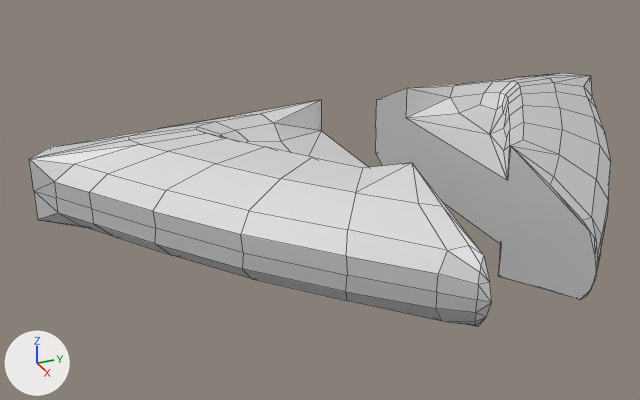
Renders of the FBX model Assets/Custom Assets/Models/wall/wallframeW.fbx from each side of a commit.
Camera for both pictures: a 50 mm camera at (3.132, -1.089, 7.875) aimed at (1.245, -0.239, 6.931). Lighting does not change. The marker at lower left points along +X, +Y and +Z. Mesh edges are drawn as thin lines.

Objects in the first picture: 'middle1'.
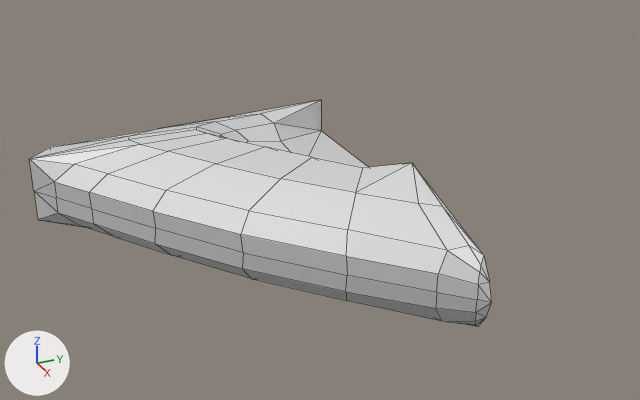
The newer file is also turned or shifted as a whole; pictures and numbers use the older file's frame.

Where the change shows, as pixel boxes [x1, y1, x2, y2] in the pictures (640 x 400 px):
'middle1', reshaped (20% narrower, 11% shorter): before [29, 73, 611, 327]; after [29, 100, 492, 327]
part 1 of me_middle1, deleted: before [375, 73, 611, 300]

The edits, one by one:
me_middle1 has 286 vertices, 338 faces and spans x 0.84..1.86, y -0.9..0.9, z 6.76..7.12.
me_middle1 is used by ob_middle1; location (0.0, 0.0, 0.0).
me_middle1 part 1: the loose piece of 143 vertices spanning x 0.84..1.86, y 0.13..0.9, z 6.76..7.12 is deleted.
